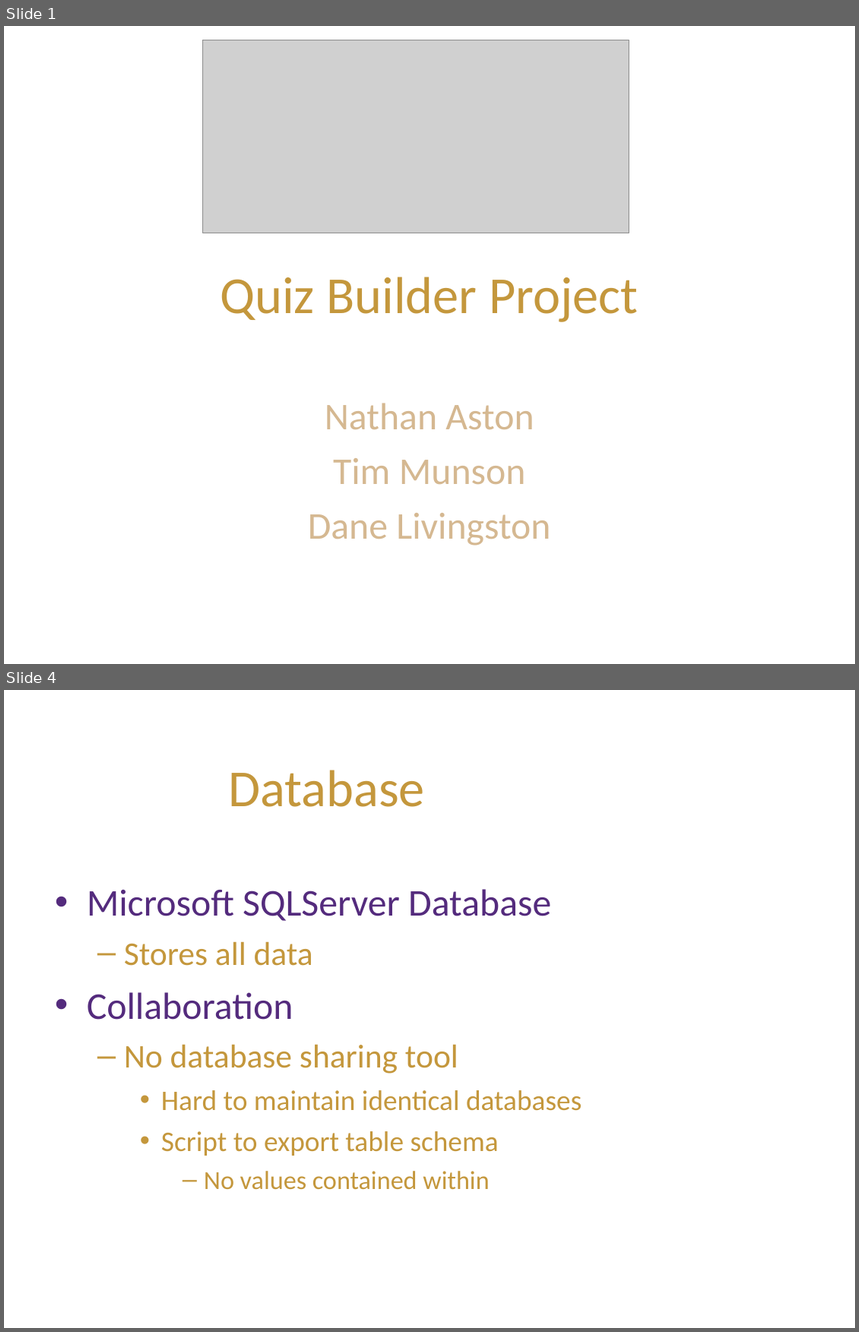
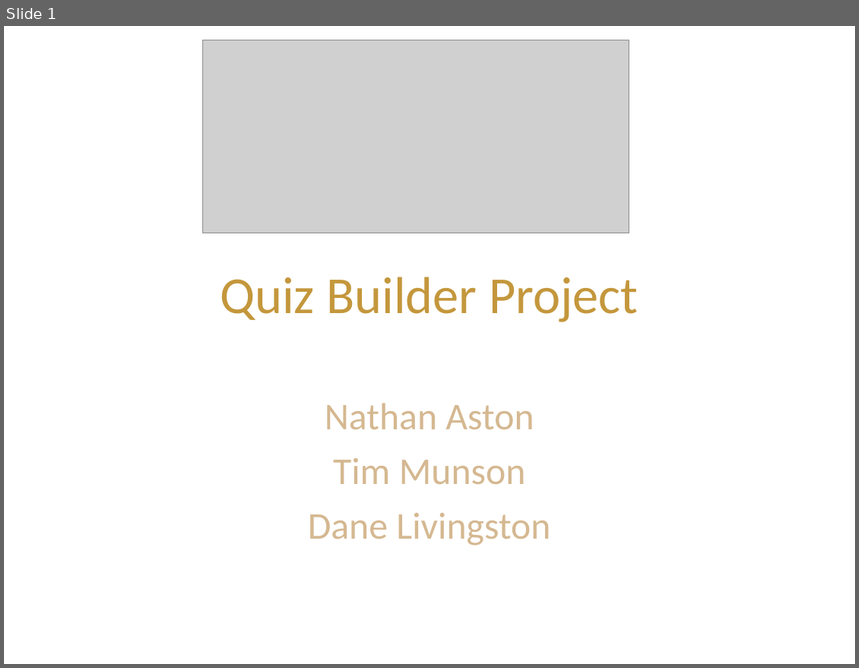
Before and after one commit to macguy2010/QuizBuilder, a slide deck: QuizBuilderPpt.ppt. Shown one above the other, each under a label of ours: slides 1 and 4 before the commit, slide 1 after it; the slides between them are not shown. The pictures are 859x1332 and 859x668 pixels, drawn with LibreOffice and Linux fonts; fonts in the diff are those of the drawing; grey boxes stand for pictures; background and template pictures are left out. Boxes give left, top, right and bottom in pixels: in the first picture for what was removed or moved away, otherwise in the second. Text is boxed around its words. In the diff, an @@ line names an element or a change of style, - is before the commit and + after.

```diff
--- a/QuizBuilderPpt.ppt
+++ b/QuizBuilderPpt.ppt
@@ slide 4 removed at (4, 690, 855, 1328), background #FFFFFF @@
@@ text removed at (228, 770, 425, 807) @@
-Database
@@ text removed at (87, 889, 582, 1190) @@
-• Microsoft SQLServer Database
-  – Stores all data
-• Collaboration
-  – No database sharing tool
-    • Hard to maintain identical databases
-    • Script to export table schema
-      – No values contained within
```
Also in this commit, not shown: 1 slide changed, 3 slides added, 9 other slides removed, 2 other files.
